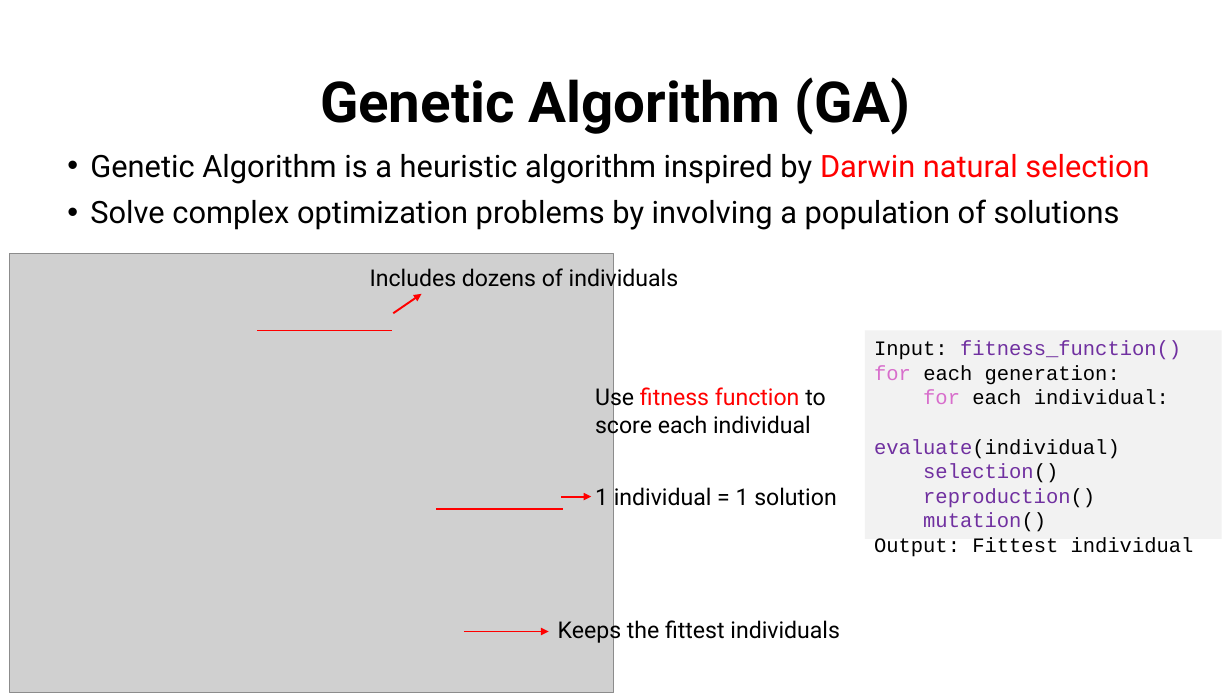
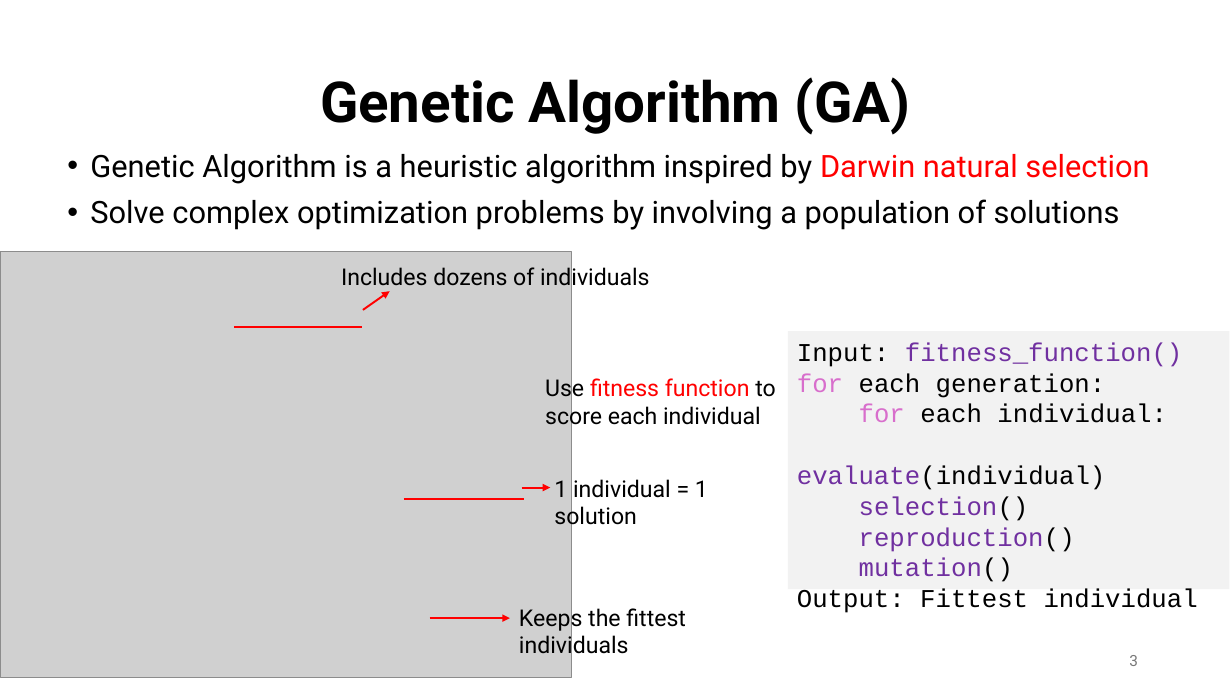
Before and after one commit to jylin34/FastGA, a slide deck: slide 3 of FastGA.pptx (slide 2 before the commit). Drawn at 1232x693 pixels with LibreOffice and Linux fonts; fonts in the diff are those of the drawing; grey boxes stand for pictures. Boxes give left, top, right and bottom in pixels: in the first picture for what was removed or moved away, otherwise in the second. Text is boxed around its words. In the diff, an @@ line names an element or a change of style, - is before the commit and + after.

```diff
--- a/FastGA.pptx
+++ b/FastGA.pptx
@@ picture: place and size @@
-picture at bbox=[10, 253, 614, 693]
+picture at bbox=[0, 252, 572, 678]
@@ text "Includes dozens of individuals": place and size @@
-text "Includes dozens of individuals" at bbox=[370, 266, 679, 292]
+text "Includes dozens of individuals" at bbox=[341, 264, 650, 290]
@@ arrow moved from (394, 313) - (421, 294) to (363, 310) - (390, 291) @@
@@ line moved from (257, 331) - (392, 331) to (234, 327) - (361, 327) @@
@@ rectangle "Input: fitness_function()": place and size @@
-rectangle "Input: fitness_function()" at bbox=[865, 331, 1222, 540]
+rectangle "Input: fitness_function()" at bbox=[788, 331, 1230, 589]
@@ rectangle "Input: fitness_function()" at bbox=[788, 331, 1230, 589]: size 16 to 20 pt @@
@@ text "Use fitness function to score ...": place and size @@
-text "Use fitness function to score ..." at bbox=[595, 385, 826, 438]
+text "Use fitness function to score ..." at bbox=[545, 375, 776, 429]
@@ text "1 individual = 1 solution" rewrapped from bbox=[595, 487, 836, 506] to bbox=[554, 479, 708, 530] @@
@@ line moved from (436, 509) - (563, 509) to (404, 499) - (524, 499) @@
@@ arrow moved from (561, 496) - (592, 496) to (522, 488) - (551, 488) @@
@@ text "Keeps the fittest individuals" rewrapped from bbox=[558, 618, 840, 644] to bbox=[519, 605, 686, 659] @@
@@ arrow moved from (464, 631) - (549, 631) to (430, 618) - (510, 618) @@
@@ page number added at bbox=[1129, 655, 1138, 666], 12 pt, text #797979 @@
+3
```
Also in this commit, not shown: 9 other slides changed, 1 slide added, 1 slide removed, 1 other file.
